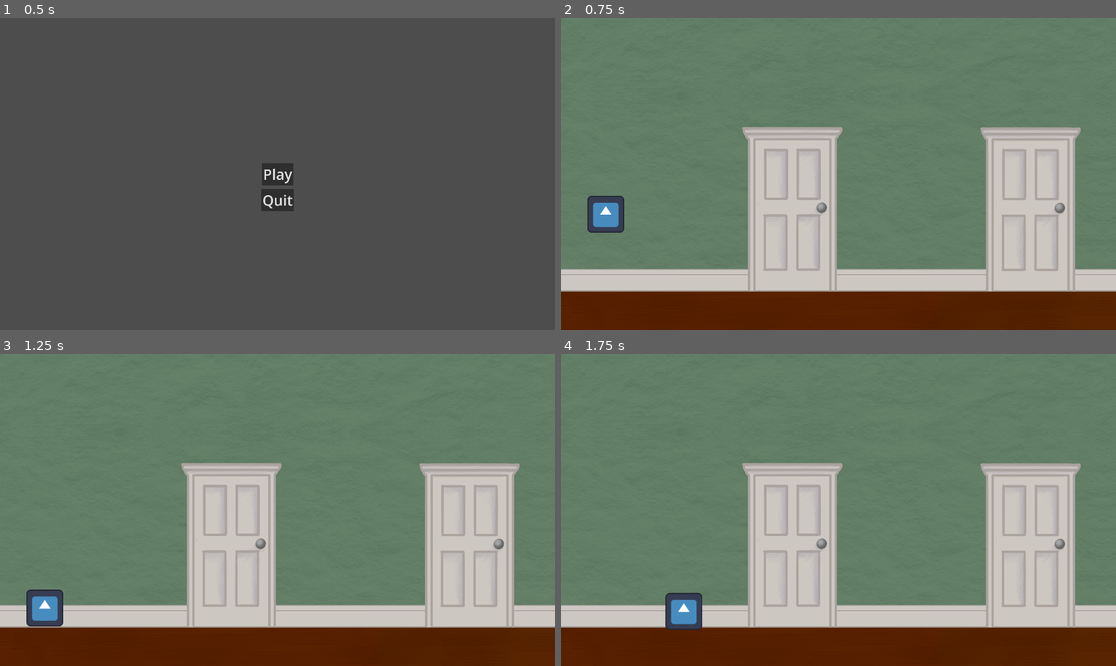
Above: before the commit, frames 1-4 (two rows, left to right).
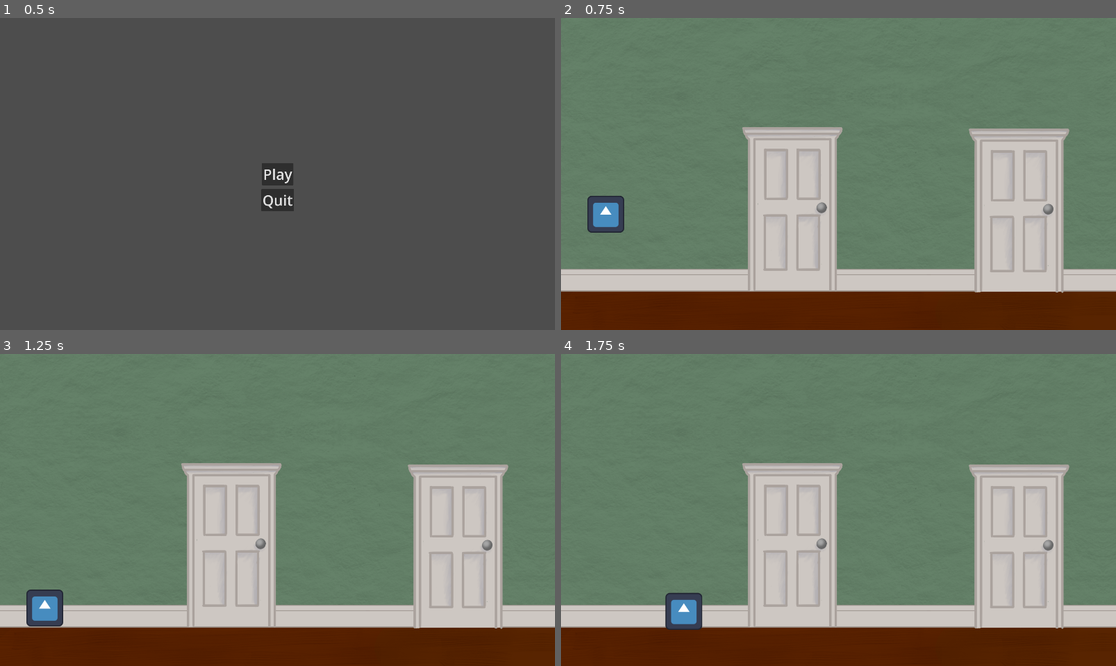
Above: after the commit, the same moments.

Repository: KeyraWebb/room-loop
Game: Godot game, scene res://Menus/main_menu.tscn
The game is run twice, just before and just after one commit, with the same random seed, the same clock (stepped at 60 frames per second) and the same inputs. The engine's default icon, where the game draws it, is replaced by a stand-in: a white triangle on a blue panel in a dark square.
Inputs (mouse positions are in pixels of both pictures, inside the frame that each line leads up to):
- Up to frame 1 (0.5 s): no input
- Up to frame 2 (0.75 s): click "Play" at 0.5 s
- Up to frame 3 (1.25 s): no input
- Up to frame 4 (1.75 s): move the mouse to (960, 494) at 1.27 s; press the mouse at (960, 494) at 1.28 s; hold D (Right) from 1.28 s (still down)

Frame 1 is identical in both runs. In frame 2, 3.9% of the frame differs, in the area x 73-94%, y 34-89%; in frame 3, 3.9%; in frame 4, 3.9%.

Commit message:
Pause menu

Diff:
--- /dev/null
+++ b/Assets/themes/panel.tres
@@ -0,0 +1,8 @@
+[gd_resource type="StyleBoxFlat" format=3 uid="uid://dwrwm72m37ha2"]
+
+[resource]
+bg_color = Color(0.3822, 0.56121, 0.78, 0.623529)
+corner_radius_top_left = 20
+corner_radius_top_right = 20
+corner_radius_bottom_right = 20
+corner_radius_bottom_left = 20
--- /dev/null
+++ b/Global.gd
@@ -0,0 +1,14 @@
+extends Node
+
+var interactMouse = load("res://Assets/images/cursors/interact cursor.png")
+var walkMouse = load("res://Assets/images/cursors/movement cursor.png")
+var dialogueMouse = load("res://Assets/images/cursors/dialogue cursor.png")
+
+func InteractMouseChange():
+	Input.set_custom_mouse_cursor(interactMouse)
+
+func WalkMouseChange():
+	Input.set_custom_mouse_cursor(walkMouse)
+
+func DialogueMouseChange():
+	Input.set_custom_mouse_cursor(dialogueMouse)
--- a/Levels/Level One/level one.tscn
+++ b/Levels/Level One/level_one_hallway.tscn
@@ -1,8 +1,9 @@
-[gd_scene load_steps=5 format=3 uid="uid://bgg5l6ildp86c"]
+[gd_scene load_steps=6 format=3 uid="uid://bgg5l6ildp86c"]
 
-[ext_resource type="Texture2D" uid="uid://dgiu2e4nogsyr" path="res://Assets/images/backgrounds/wallpaper.png" id="1_6uck5"]
-[ext_resource type="Texture2D" uid="uid://yadgks1tte4r" path="res://Assets/images/backgrounds/door.png" id="2_jyhei"]
-[ext_resource type="PackedScene" uid="uid://bfyxc880avvo" path="res://Objects/player.tscn" id="3_toxn4"]
+[ext_resource type="Texture2D" uid="uid://dgiu2e4nogsyr" path="res://Assets/images/backgrounds/wallpaper.png" id="1_3n5na"]
+[ext_resource type="PackedScene" uid="uid://dd0h5pqfbhabu" path="res://Objects/door.tscn" id="2_hvnlt"]
+[ext_resource type="PackedScene" uid="uid://rj0iureb8g4v" path="res://Menus/pause_menu.tscn" id="4_3n5na"]
+[ext_resource type="PackedScene" uid="uid://bfyxc880avvo" path="res://Objects/player.tscn" id="4_rxivp"]
 
 [sub_resource type="WorldBoundaryShape2D" id="WorldBoundaryShape2D_6qgaj"]
 
@@ -14,48 +15,42 @@
 [node name="Sprite2D" type="Sprite2D" parent="Background"]
 position = Vector2(0, 270)
 scale = Vector2(0.75, 0.75)
-texture = ExtResource("1_6uck5")
+texture = ExtResource("1_3n5na")
 centered = false
 
 [node name="Sprite2D3" type="Sprite2D" parent="Background"]
 position = Vector2(0, -538)
 scale = Vector2(0.75, 0.75)
-texture = ExtResource("1_6uck5")
+texture = ExtResource("1_3n5na")
 centered = false
 flip_v = true
 
 [node name="Sprite2D4" type="Sprite2D" parent="Background"]
 position = Vector2(1875, -538)
 scale = Vector2(0.75, 0.75)
-texture = ExtResource("1_6uck5")
+texture = ExtResource("1_3n5na")
 centered = false
 flip_v = true
 
 [node name="Sprite2D2" type="Sprite2D" parent="Background"]
 position = Vector2(1875, 270)
 scale = Vector2(0.75, 0.75)
-texture = ExtResource("1_6uck5")
+texture = ExtResource("1_3n5na")
 centered = false
 flip_h = true
 
 [node name="Doors" type="Node2D" parent="."]
 
-[node name="Living Door" type="Sprite2D" parent="Doors"]
+[node name="Living Door" parent="Doors" instance=ExtResource("2_hvnlt")]
 position = Vector2(802, 658)
-scale = Vector2(0.75, 0.75)
-texture = ExtResource("2_jyhei")
 
-[node name="Bedroom Door" type="Sprite2D" parent="Doors"]
-position = Vector2(2823, 656)
-scale = Vector2(0.75, 0.75)
-texture = ExtResource("2_jyhei")
+[node name="Door" parent="Doors" instance=ExtResource("2_hvnlt")]
+position = Vector2(1586, 663)
 
-[node name="Kitchen Door" type="Sprite2D" parent="Doors"]
-position = Vector2(1626, 659)
-scale = Vector2(0.75, 0.75)
-texture = ExtResource("2_jyhei")
+[node name="Door2" parent="Doors" instance=ExtResource("2_hvnlt")]
+position = Vector2(2836, 663)
 
-[node name="Player" parent="." instance=ExtResource("3_toxn4")]
+[node name="Player" parent="." instance=ExtResource("4_rxivp")]
 position = Vector2(155, 667)
 
 [node name="Camera2D" type="Camera2D" parent="Player"]
@@ -68,3 +63,6 @@
 
 [node name="CollisionShape2D" type="CollisionShape2D" parent="Ground"]
 shape = SubResource("WorldBoundaryShape2D_6qgaj")
+
+[node name="Pause Menu" parent="." instance=ExtResource("4_3n5na")]
+visible = false
--- a/Menus/main_menu.gd
+++ b/Menus/main_menu.gd
@@ -1,7 +1,7 @@
 extends Control
 
 func _on_play_pressed() -> void:
-	get_tree().change_scene_to_file("res://Levels/Level One/level one.tscn")
+	get_tree().change_scene_to_file("res://Levels/Level One/level_one_hallway.tscn")
 
 func _on_quit_pressed() -> void:
 	get_tree().quit()
--- /dev/null
+++ b/Menus/pause_menu.gd
@@ -0,0 +1,28 @@
+extends Control
+
+@onready var inventory = $TabContainer/Inventory
+@onready var options = $TabContainer/Options
+
+func _input(event: InputEvent) -> void:
+	if event.is_action_pressed("Pause"):
+		options.visible = true
+		Global.InteractMouseChange()
+		OpenClose()
+		return
+
+	if event.is_action_pressed("Inventory"):
+		inventory.visible = true
+		Global.InteractMouseChange()
+		OpenClose()
+		return
+
+func _on_close_pressed() -> void:
+	Global.WalkMouseChange()
+	OpenClose()
+
+func OpenClose():
+	self.visible = !self.visible
+	get_tree().paused = !get_tree().paused
+
+func _on_quit_pressed() -> void:
+	get_tree().quit()
--- /dev/null
+++ b/Menus/pause_menu.tscn
@@ -0,0 +1,186 @@
+[gd_scene load_steps=4 format=3 uid="uid://rj0iureb8g4v"]
+
+[ext_resource type="Script" uid="uid://bb5pxo3e7jkrb" path="res://Menus/pause_menu.gd" id="1_i2531"]
+[ext_resource type="StyleBox" uid="uid://dwrwm72m37ha2" path="res://Assets/themes/panel.tres" id="1_ik086"]
+
+[sub_resource type="Theme" id="Theme_i2531"]
+Button/font_sizes/font_size = 40
+MarginContainer/constants/margin_bottom = 20
+MarginContainer/constants/margin_left = 20
+MarginContainer/constants/margin_right = 20
+MarginContainer/constants/margin_top = 20
+PanelContainer/styles/panel = ExtResource("1_ik086")
+TabContainer/styles/panel = ExtResource("1_ik086")
+VBoxContainer/constants/separation = 10
+
+[node name="Pause Menu" type="Control"]
+process_mode = 3
+layout_mode = 3
+anchors_preset = 15
+anchor_right = 1.0
+anchor_bottom = 1.0
+grow_horizontal = 2
+grow_vertical = 2
+theme = SubResource("Theme_i2531")
+script = ExtResource("1_i2531")
+
+[node name="TabContainer" type="TabContainer" parent="."]
+layout_mode = 2
+offset_left = 470.0
+offset_top = 50.0
+offset_right = 1450.0
+offset_bottom = 1030.0
+theme_override_font_sizes/font_size = 40
+current_tab = 1
+
+[node name="Inventory" type="MarginContainer" parent="TabContainer"]
+visible = false
+layout_mode = 2
+metadata/_tab_index = 0
+
+[node name="Inventory" type="VBoxContainer" parent="TabContainer/Inventory"]
+layout_mode = 2
+alignment = 1
+
+[node name="GridContainer" type="GridContainer" parent="TabContainer/Inventory/Inventory"]
+layout_mode = 2
+size_flags_vertical = 3
+columns = 5
+
+[node name="PanelContainer" type="PanelContainer" parent="TabContainer/Inventory/Inventory/GridContainer"]
+layout_mode = 2
+size_flags_horizontal = 3
+size_flags_vertical = 3
+
+[node name="PanelContainer2" type="PanelContainer" parent="TabContainer/Inventory/Inventory/GridContainer"]
+layout_mode = 2
+size_flags_horizontal = 3
+size_flags_vertical = 3
+
+[node name="PanelContainer3" type="PanelContainer" parent="TabContainer/Inventory/Inventory/GridContainer"]
+layout_mode = 2
+size_flags_horizontal = 3
+size_flags_vertical = 3
+
+[node name="PanelContainer4" type="PanelContainer" parent="TabContainer/Inventory/Inventory/GridContainer"]
+layout_mode = 2
+size_flags_horizontal = 3
+size_flags_vertical = 3
+
+[node name="PanelContainer5" type="PanelContainer" parent="TabContainer/Inventory/Inventory/GridContainer"]
+layout_mode = 2
+size_flags_horizontal = 3
+size_flags_vertical = 3
+
+[node name="PanelContainer6" type="PanelContainer" parent="TabContainer/Inventory/Inventory/GridContainer"]
+layout_mode = 2
+size_flags_horizontal = 3
+size_flags_vertical = 3
+
+[node name="PanelContainer7" type="PanelContainer" parent="TabContainer/Inventory/Inventory/GridContainer"]
+layout_mode = 2
+size_flags_horizontal = 3
+size_flags_vertical = 3
+
+[node name="PanelContainer8" type="PanelContainer" parent="TabContainer/Inventory/Inventory/GridContainer"]
+layout_mode = 2
+size_flags_horizontal = 3
+size_flags_vertical = 3
+
+[node name="PanelContainer9" type="PanelContainer" parent="TabContainer/Inventory/Inventory/GridContainer"]
+layout_mode = 2
+size_flags_horizontal = 3
+size_flags_vertical = 3
+
+[node name="PanelContainer10" type="PanelContainer" parent="TabContainer/Inventory/Inventory/GridContainer"]
+layout_mode = 2
+size_flags_horizontal = 3
+size_flags_vertical = 3
+
+[node name="PanelContainer11" type="PanelContainer" parent="TabContainer/Inventory/Inventory/GridContainer"]
+layout_mode = 2
+size_flags_horizontal = 3
+size_flags_vertical = 3
+
+[node name="PanelContainer12" type="PanelContainer" parent="TabContainer/Inventory/Inventory/GridContainer"]
+layout_mode = 2
+size_flags_horizontal = 3
+size_flags_vertical = 3
+
+[node name="PanelContainer13" type="PanelContainer" parent="TabContainer/Inventory/Inventory/GridContainer"]
+layout_mode = 2
+size_flags_horizontal = 3
+size_flags_vertical = 3
+
+[node name="PanelContainer14" type="PanelContainer" parent="TabContainer/Inventory/Inventory/GridContainer"]
+layout_mode = 2
+size_flags_horizontal = 3
+size_flags_vertical = 3
+
+[node name="PanelContainer15" type="PanelContainer" parent="TabContainer/Inventory/Inventory/GridContainer"]
+layout_mode = 2
+size_flags_horizontal = 3
+size_flags_vertical = 3
+
+[node name="PanelContainer16" type="PanelContainer" parent="TabContainer/Inventory/Inventory/GridContainer"]
+layout_mode = 2
+size_flags_horizontal = 3
+size_flags_vertical = 3
+
+[node name="PanelContainer17" type="PanelContainer" parent="TabContainer/Inventory/Inventory/GridContainer"]
+layout_mode = 2
+size_flags_horizontal = 3
+size_flags_vertical = 3
+
+[node name="PanelContainer18" type="PanelContainer" parent="TabContainer/Inventory/Inventory/GridContainer"]
+layout_mode = 2
+size_flags_horizontal = 3
+size_flags_vertical = 3
+
+[node name="PanelContainer19" type="PanelContainer" parent="TabContainer/Inventory/Inventory/GridContainer"]
+layout_mode = 2
+size_flags_horizontal = 3
+size_flags_vertical = 3
+
+[node name="PanelContainer20" type="PanelContainer" parent="TabContainer/Inventory/Inventory/GridContainer"]
+layout_mode = 2
+size_flags_horizontal = 3
+size_flags_vertical = 3
+
+[node name="HBoxContainer" type="HBoxContainer" parent="TabContainer/Inventory/Inventory"]
+custom_minimum_size = Vector2(0, 150)
+layout_mode = 2
+alignment = 1
+
+[node name="Close" type="Button" parent="TabContainer/Inventory/Inventory/HBoxContainer"]
+layout_mode = 2
+size_flags_horizontal = 0
+theme_override_font_sizes/font_size = 40
+text = "Close"
+
+[node name="Options" type="VBoxContainer" parent="TabContainer"]
+layout_mode = 2
+alignment = 1
+metadata/_tab_index = 1
+
+[node name="Resume" type="Button" parent="TabContainer/Options"]
+layout_mode = 2
+size_flags_horizontal = 4
+text = "Resume"
+
+[node name="Main Menu" type="Button" parent="TabContainer/Options"]
+layout_mode = 2
+size_flags_horizontal = 4
+size_flags_vertical = 4
+theme_override_font_sizes/font_size = 40
+text = "Main Menu"
+
+[node name="Quit" type="Button" parent="TabContainer/Options"]
+layout_mode = 2
+size_flags_horizontal = 4
+text = "Quit
+"
+
+[connection signal="pressed" from="TabContainer/Inventory/Inventory/HBoxContainer/Close" to="." method="_on_close_pressed"]
+[connection signal="pressed" from="TabContainer/Options/Resume" to="." method="_on_close_pressed"]
+[connection signal="pressed" from="TabContainer/Options/Quit" to="." method="_on_quit_pressed"]
--- /dev/null
+++ b/Objects/door.gd
@@ -0,0 +1,20 @@
+extends Sprite2D
+
+@export var location : PackedScene
+
+var doorSelected = false
+
+func _on_area_2d_mouse_entered() -> void:
+	Global.InteractMouseChange()
+
+func _on_area_2d_mouse_exited() -> void:
+	Global.WalkMouseChange()
+
+func _on_area_2d_input_event(viewport: Node, event: InputEvent, shape_idx: int) -> void:
+	if (event is InputEventMouseButton && event.pressed):
+		doorSelected = true
+
+func _on_area_2d_body_entered(body: Node2D) -> void:
+	if doorSelected:
+		#TODO: go to next place
+		doorSelected = false
--- /dev/null
+++ b/Objects/door.tscn
@@ -0,0 +1,23 @@
+[gd_scene load_steps=4 format=3 uid="uid://dd0h5pqfbhabu"]
+
+[ext_resource type="Texture2D" uid="uid://yadgks1tte4r" path="res://Assets/images/backgrounds/door.png" id="1_5xojw"]
+[ext_resource type="Script" uid="uid://dff55bvuva10w" path="res://Objects/door.gd" id="2_vkudc"]
+
+[sub_resource type="RectangleShape2D" id="RectangleShape2D_2fpl1"]
+size = Vector2(409.333, 752)
+
+[node name="Door" type="Sprite2D"]
+scale = Vector2(0.75, 0.75)
+texture = ExtResource("1_5xojw")
+script = ExtResource("2_vkudc")
+
+[node name="Area2D" type="Area2D" parent="."]
+
+[node name="CollisionShape2D" type="CollisionShape2D" parent="Area2D"]
+position = Vector2(-2.00001, 4.00001)
+shape = SubResource("RectangleShape2D_2fpl1")
+
+[connection signal="body_entered" from="Area2D" to="." method="_on_area_2d_body_entered"]
+[connection signal="input_event" from="Area2D" to="." method="_on_area_2d_input_event"]
+[connection signal="mouse_entered" from="Area2D" to="." method="_on_area_2d_mouse_entered"]
+[connection signal="mouse_exited" from="Area2D" to="." method="_on_area_2d_mouse_exited"]
--- a/project.godot
+++ b/project.godot
@@ -15,11 +15,15 @@
 config/features=PackedStringArray("4.4", "Forward Plus")
 config/icon="res://icon.svg"
 
+[autoload]
+
+Global="*res://Global.gd"
+
 [display]
 
 window/size/viewport_width=1920
 window/size/viewport_height=1080
-window/size/mode=2
+window/size/mode=3
 mouse_cursor/custom_image="uid://0cnt7y0qe13"
 
 [input]
@@ -41,3 +45,13 @@
 , Object(InputEventKey,"resource_local_to_scene":false,"resource_name":"","device":-1,"window_id":0,"alt_pressed":false …(186 unchanged characters)…
 ]
 }
+Pause={
+"deadzone": 0.2,
+"events": [Object(InputEventKey,"resource_local_to_scene":false,"resource_name":"","device":-1,"window_id":0,"alt_pressed":false,"shift_pressed":false,"ctrl_pressed":false,"meta_pressed":false,"pressed":false,"keycode":0,"physical_keycode":4194305,"key_label":0,"unicode":0,"location":0,"echo":false,"script":null)
+]
+}
+Inventory={
+"deadzone": 0.2,
+"events": [Object(InputEventKey,"resource_local_to_scene":false,"resource_name":"","device":-1,"window_id":0,"alt_pressed":false,"shift_pressed":false,"ctrl_pressed":false,"meta_pressed":false,"pressed":false,"keycode":0,"physical_keycode":4194306,"key_label":0,"unicode":0,"location":0,"echo":false,"script":null)
+]
+}
Binary file added: Assets/images/cursors/dialogue cursor.png
Not shown, added: Assets/images/cursors/dialogue cursor.png.import
Not shown, added: Global.gd.uid
Not shown, added: Menus/pause_menu.gd.uid
Not shown, added: Objects/door.gd.uid
